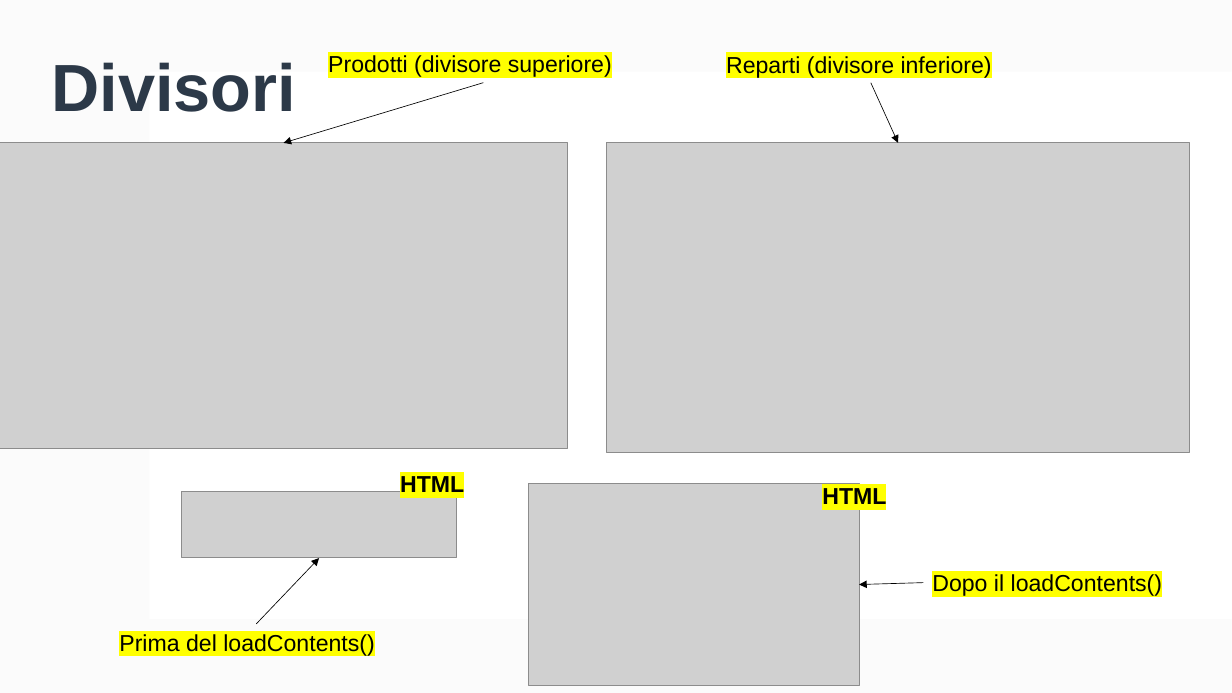
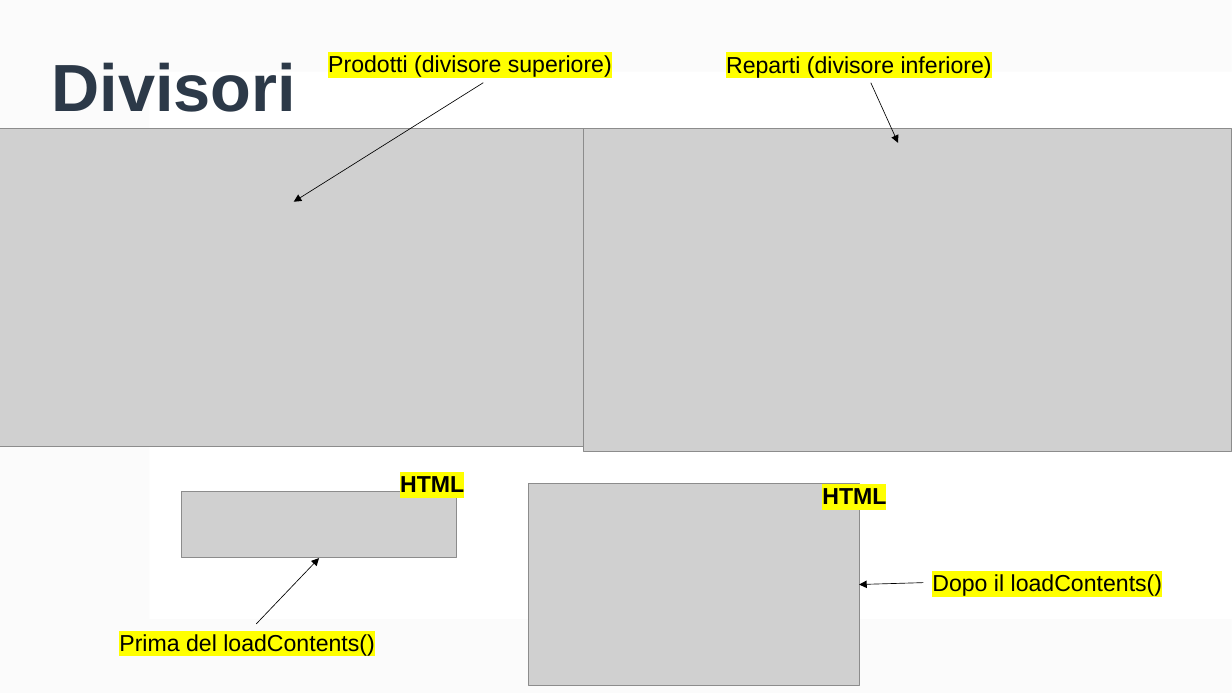
Before and after one commit to FrancescoCt/mhw2, a slide deck: slide 5 of mhw2.pptx. Drawn at 1232x693 pixels with LibreOffice and Linux fonts; fonts in the diff are those of the drawing; grey boxes stand for pictures. Boxes give left, top, right and bottom in pixels: in the first picture for what was removed or moved away, otherwise in the second. Text is boxed around its words. In the diff, an @@ line names an element or a change of style, - is before the commit and + after.

```diff
--- a/mhw2.pptx
+++ b/mhw2.pptx
@@ arrow moved from (483, 82) - (284, 143) to (483, 82) - (294, 201) @@
@@ picture: place and size @@
-picture at (0, 143, 567, 449)
+picture at (0, 128, 587, 446)
@@ picture: place and size @@
-picture at (607, 143, 1190, 453)
+picture at (584, 128, 1232, 451)
```
Also in this commit, not shown: 10 other slides changed, 6 other files.
